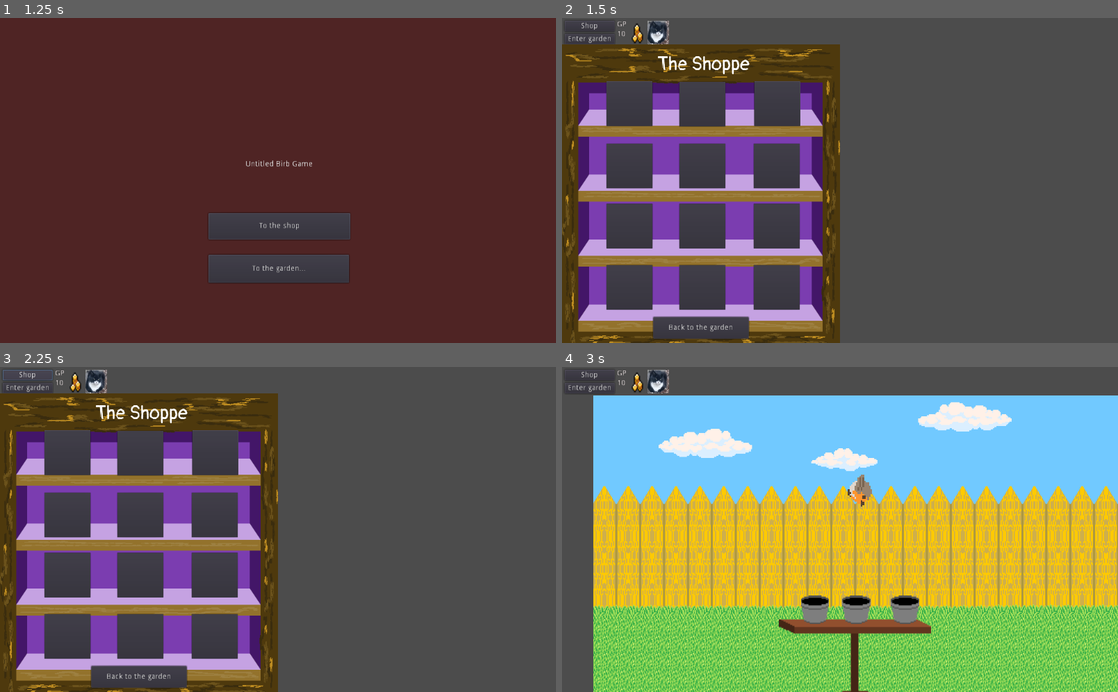
Above: before the commit, frames 1-4 (two rows, left to right).
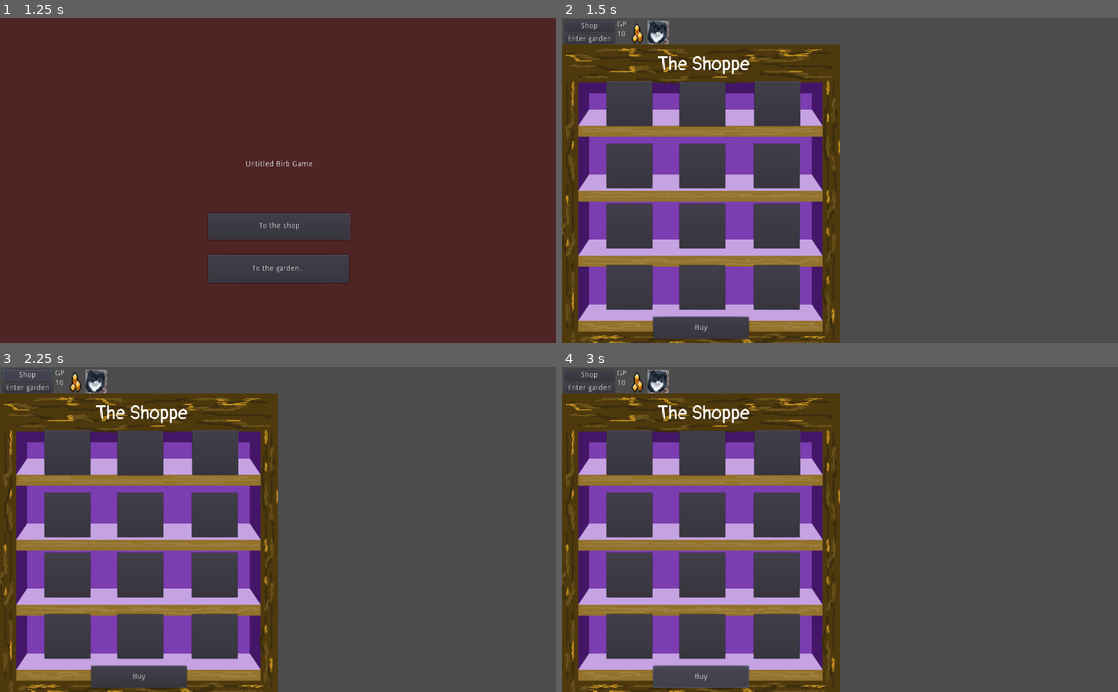
Above: after the commit, the same moments.

Repository: Binney/tori-atsume
Game: Godot game, scene res://Splash.tscn
The game is run twice, just before and just after one commit, with the same random seed, the same clock (stepped at 60 frames per second) and the same inputs.
Inputs (mouse positions are in pixels of both pictures, inside the frame that each line leads up to):
- Up to frame 1 (1.25 s): click "Shop" at 0.5 s
- Up to frame 2 (1.5 s): click "To the shop" at 1.25 s
- Up to frame 3 (2.25 s): click "Shop" at 2 s
- Up to frame 4 (3 s): click (701, 675) at 2.75 s, where only the run before the commit has a clickable "Back to the garden"

Frame 1 is identical in both runs. In frame 2, less than 0.1% of the frame differs, in the area x 19-31%, y 94-97%; in frame 3, less than 0.1%; in frame 4, 91%, in the area x 0-100%, y 8-100%.

Commit message:
change scenes via show/hide (no longer infinite gardens)

Diff:
--- a/project/Garden.gd
+++ b/project/Garden.gd
@@ -9,6 +9,7 @@
 # Called when the node enters the scene tree for the first time.
 func _ready():
 	randomize()
+	hide()
 	new_game()
 
 func new_game():
--- a/project/InventoryManagement.gd
+++ b/project/InventoryManagement.gd
@@ -33,12 +33,15 @@
 
 func _on_ShopButton_button_up():
 	#money += 50
-	get_tree().change_scene("res://ShopScreen.tscn")
+	ShopScreen.show()
+	Garden.hide()
 	#get_node("GardenButton").text = "Back to garden view"
 	#_update_Money(50)
 
 func _on_GardenButton_button_up():
-	get_tree().change_scene("res://Garden.tscn")
+	Garden.show()
+	ShopScreen.hide()
+	#get_tree().change_scene("res://Garden.tscn")
 
 
 
--- a/project/ShopScreen.gd
+++ b/project/ShopScreen.gd
@@ -1,4 +1,4 @@
-extends CanvasLayer
+extends Node2D
 
 
 # Declare member variables here. Examples:
@@ -8,7 +8,8 @@
 
 # Called when the node enters the scene tree for the first time.
 func _ready():
-	pass # Replace with function body.
+	ShopScreen.hide()
+
 
 
 # Called every frame. 'delta' is the elapsed time since the previous frame.
@@ -16,5 +17,6 @@
 #	pass
 
 
-func _on_ReturnToGarden_pressed():
-	get_tree().change_scene("res://Garden.tscn")
+func _on_Buy_button_up():
+	#BUY ITEMS
+	pass # Replace with function body.
--- a/project/ShopScreen.tscn
+++ b/project/ShopScreen.tscn
@@ -4,13 +4,13 @@
 [ext_resource path="res://pangolin.tres" type="DynamicFont" id=2]
 [ext_resource path="res://ShopScreen.gd" type="Script" id=3]
 
-[node name="ShopScreen" type="CanvasLayer"]
+[node name="ShopScreen" type="Node2D"]
 script = ExtResource( 3 )
 
 [node name="TextureRect" type="TextureRect" parent="."]
 margin_top = 49.0
 margin_right = 512.0
-margin_bottom = 600.0
+margin_bottom = 609.0
 texture = ExtResource( 1 )
 __meta__ = {
 "_edit_use_anchors_": false
@@ -19,9 +19,9 @@
 [node name="RichTextLabel" type="RichTextLabel" parent="."]
 anchor_left = 0.5
 anchor_right = 0.5
-margin_left = -336.0
+margin_left = 176.0
 margin_top = 61.0
-margin_right = -152.0
+margin_right = 360.0
 margin_bottom = 109.0
 custom_fonts/normal_font = ExtResource( 2 )
 text = "The Shoppe"
@@ -149,13 +149,13 @@
 "_edit_use_anchors_": false
 }
 
-[node name="ReturnToGarden" type="Button" parent="."]
+[node name="Buy" type="Button" parent="."]
 margin_left = 168.0
 margin_top = 552.0
 margin_right = 344.0
 margin_bottom = 592.0
-text = "Back to the garden"
+text = "Buy"
 __meta__ = {
 "_edit_use_anchors_": false
 }
-[connection signal="pressed" from="ReturnToGarden" to="." method="_on_ReturnToGarden_pressed"]
+[connection signal="button_up" from="Buy" to="." method="_on_Buy_button_up"]
--- a/project/menu.gd
+++ b/project/menu.gd
@@ -1,7 +1,11 @@
 extends Control
 
 func _on_StartButton_pressed():
-	get_tree().change_scene("res://ShopScreen.tscn")
+	ShopScreen.show()
+	self.hide()
+
 
 func _on_GardenButton_pressed():
-	get_tree().change_scene("res://Garden.tscn")
+	Garden.show()
+	self.hide()
+	#get_tree().change_scene("res://Garden.tscn")
--- a/project/project.godot
+++ b/project/project.godot
@@ -23,6 +23,8 @@
 
 Inventory="*res://Inventory.tscn"
 InventoryManagement="*res://InventoryManagement.gd"
+Garden="*res://Garden.tscn"
+ShopScreen="*res://ShopScreen.tscn"
 
 [display]
 
